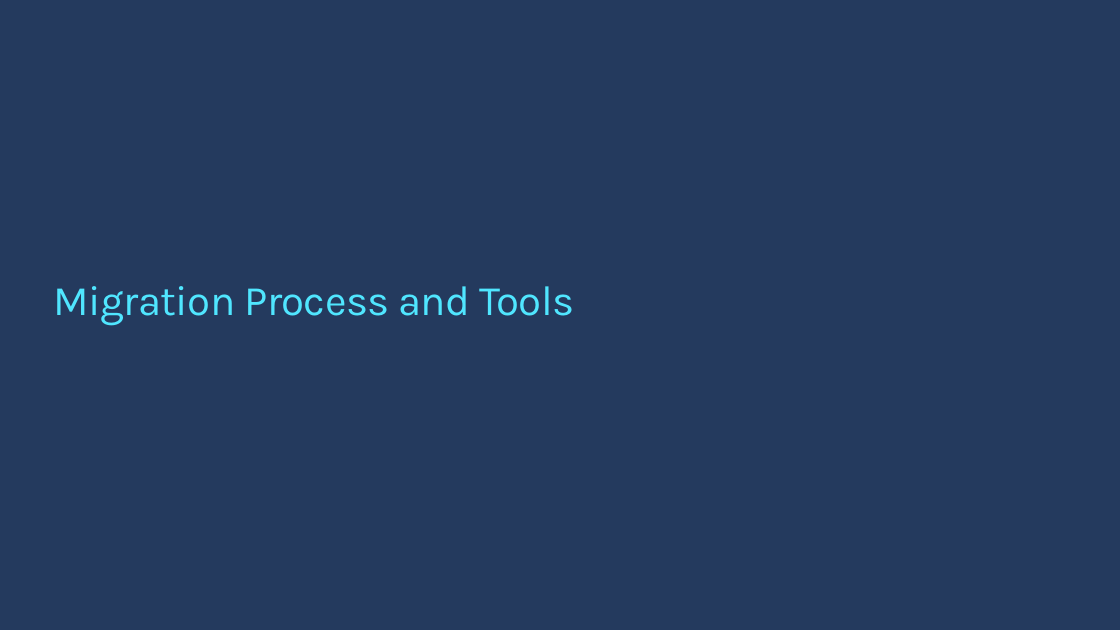
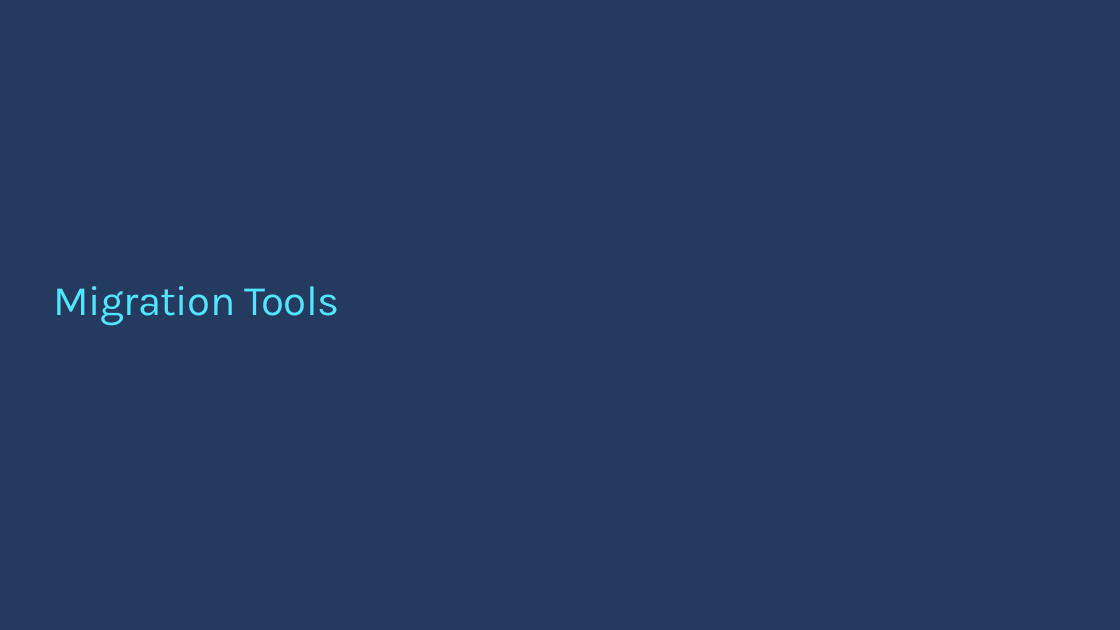
Before and after one commit to microsoft/AzureSynapseScriptsAndAccelerators, a slide deck: slide 46 of Migration/APS/APS2Synapse_Migration.pptx. Drawn at 1120x630 pixels with LibreOffice and Linux fonts; fonts in the diff are those of the drawing; background and template pictures are left out. Boxes give left, top, right and bottom in pixels: in the first picture for what was removed or moved away, otherwise in the second. Text is boxed around its words. In the diff, an @@ line names an element or a change of style, - is before the commit and + after.

```diff
--- a/Migration/APS/APS2Synapse_Migration.pptx
+++ b/Migration/APS/APS2Synapse_Migration.pptx
@@ title at box(54, 286, 339, 326): text changed @@
-Migration Process and Tools
+Migration Tools
```
Also in this commit, not shown: 9 other slides changed, 1 slide added, 1 slide removed, 1 other file.
